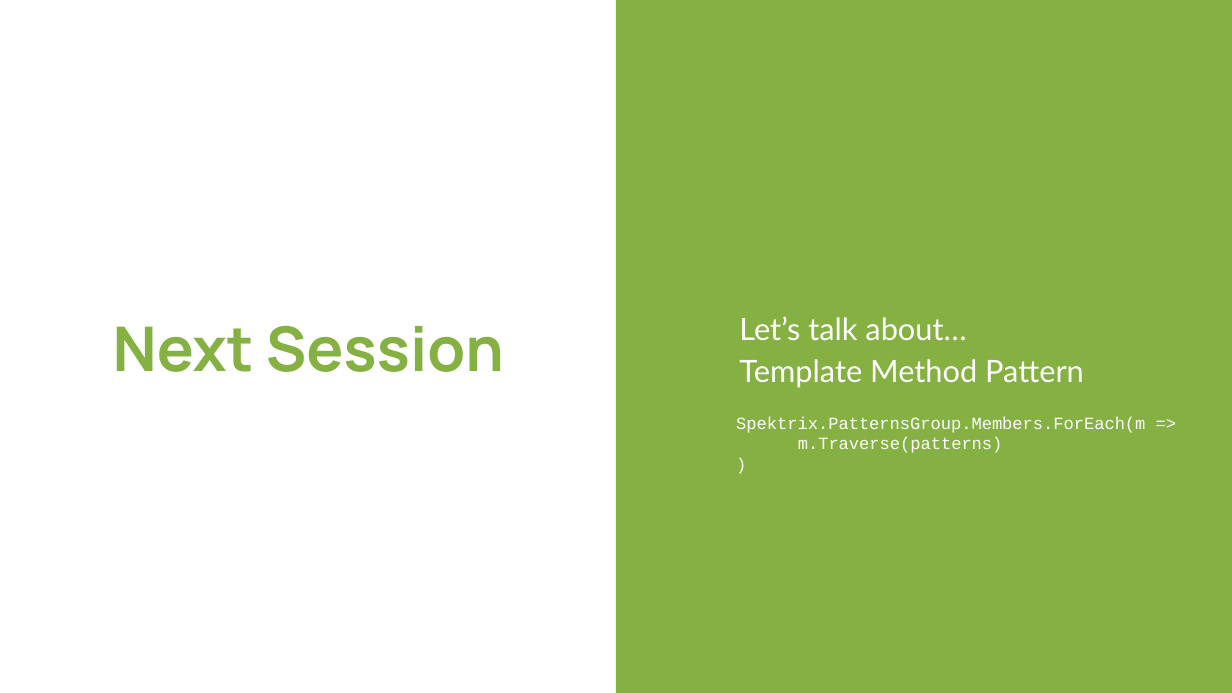
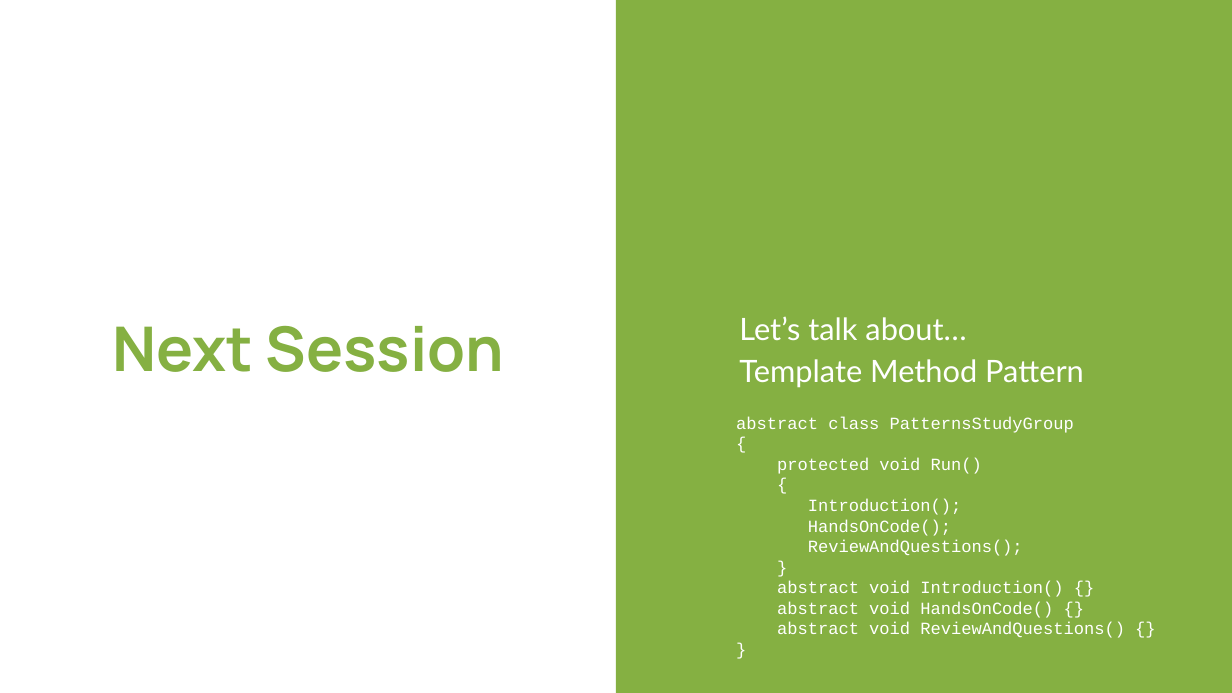
Before and after one commit to ronheywood/patternsgroup-visitor, a slide deck: slide 6 of Iterator/IteratorPattern.pptx. Drawn at 1232x693 pixels with LibreOffice and Linux fonts; fonts in the diff are those of the drawing. Boxes give left, top, right and bottom in pixels: in the first picture for what was removed or moved away, otherwise in the second. Text is boxed around its words. In the diff, an @@ line names an element or a change of style, - is before the commit and + after.

Commit message:
Added Template method pattern code

```diff
--- a/Iterator/IteratorPattern.pptx
+++ b/Iterator/IteratorPattern.pptx
@@ text at [736, 416, 1125, 638]: text changed @@
-Spektrix.PatternsGroup.Members.ForEach(m =>
-m.Traverse(patterns)
-)
+abstract class PatternsStudyGroup
+{
+protected void Run()
+{
+Introduction();
+HandsOnCode();
+ReviewAndQuestions();
+}
+abstract void Introduction() {}
+abstract void HandsOnCode() {}
+abstract void ReviewAndQuestions() {}
+}
```
